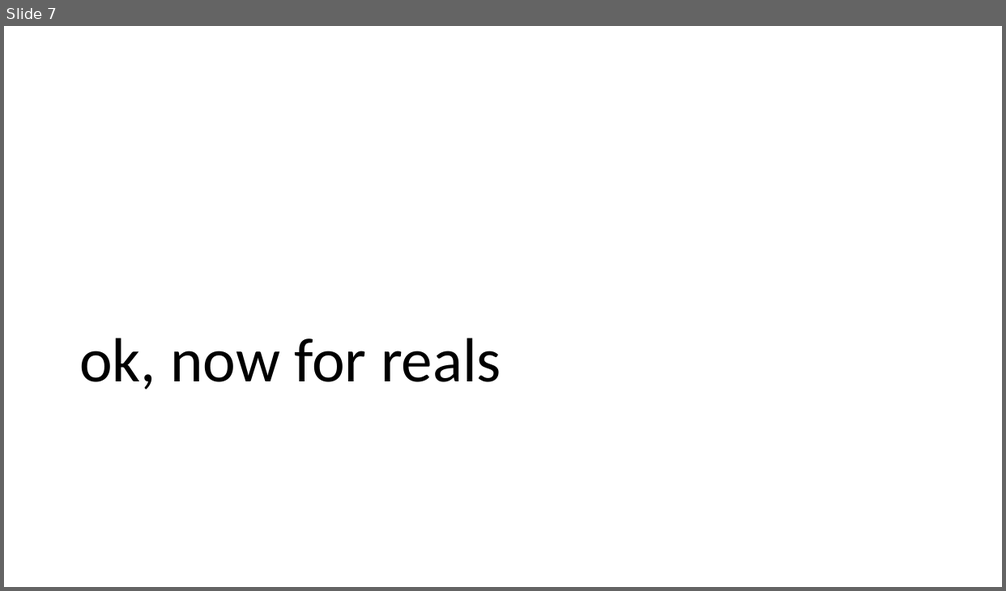
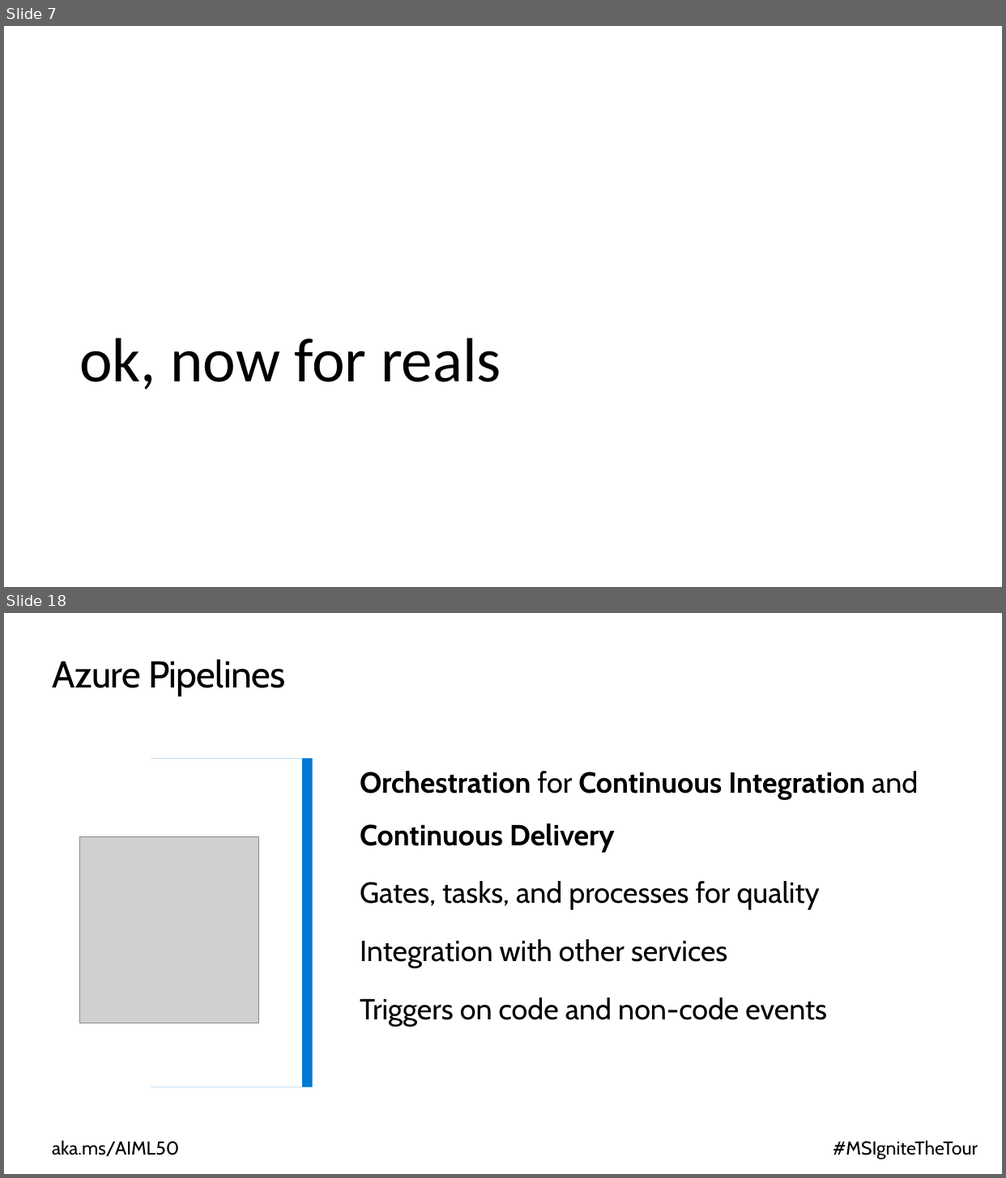
Before and after one commit to cloudscaleml/workshop, a slide deck: powerpoint/MLOps.pptx. Shown one above the other, each under a label of ours: slide 7 before the commit, slides 7 and 18 after it; the slides between them are not shown. The pictures are 1006x591 and 1006x1178 pixels, drawn with LibreOffice and Linux fonts; fonts in the diff are those of the drawing; grey boxes stand for pictures; background and template pictures are left out. Boxes give left, top, right and bottom in pixels: in the first picture for what was removed or moved away, otherwise in the second. Text is boxed around its words. In the diff, an @@ line names an element or a change of style, - is before the commit and + after.

```diff
--- a/powerpoint/MLOps.pptx
+++ b/powerpoint/MLOps.pptx
@@ slide 18 added at (4, 613, 1002, 1174), background #FFFFFF @@
@@ title added at (52, 659, 285, 696), 36 pt, text #000000 @@
+Azure Pipelines
@@ rectangle added at (4, 758, 302, 1088), fill #FFFFFF @@
@@ rectangle added at (151, 758, 313, 1088), fill #0078D4 @@
@@ text added at (360, 771, 918, 1027), 28 pt, text #000000 @@
+Orchestration for Continuous Integration and Continuous Delivery
+Gates, tasks, and processes for quality
+Integration with other services
+Triggers on code and non-code events
@@ picture added at (79, 837, 258, 1023) @@
@@ text added at (52, 1140, 179, 1157), 18 pt, text #000000 @@
+aka.ms/AIML50
@@ text added at (833, 1140, 978, 1160), 18 pt, text #000000 @@
+#MSIgniteTheTour
```
Also in this commit, not shown: 1 slide changed, 34 other slides added, 15 slides removed.
